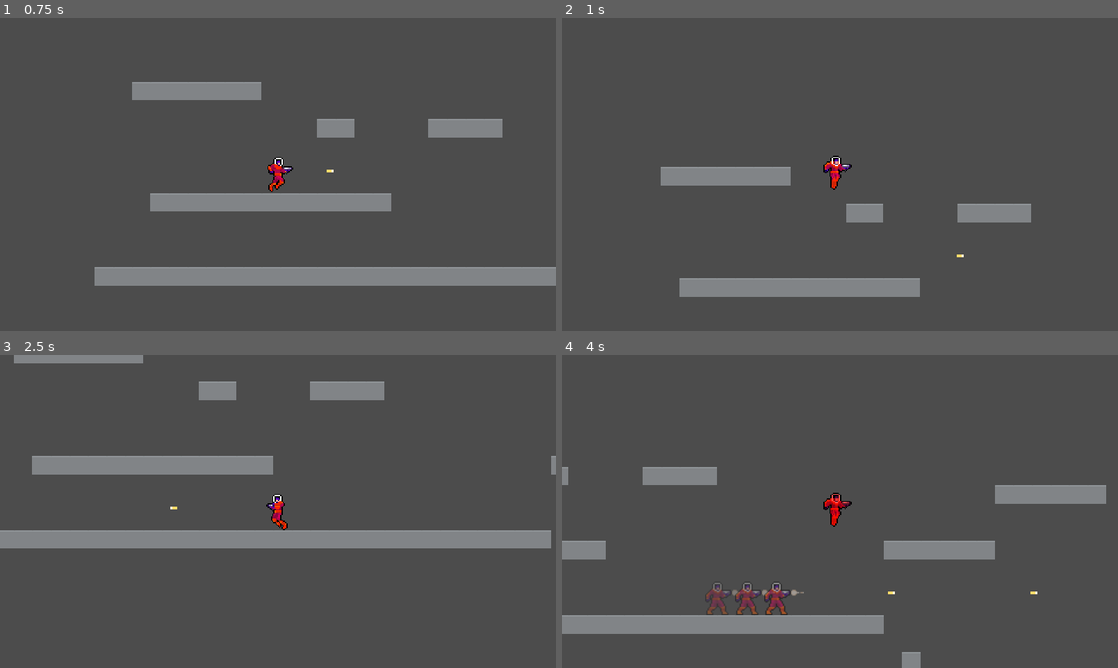
Above: before the commit, frames 1-4 (two rows, left to right).
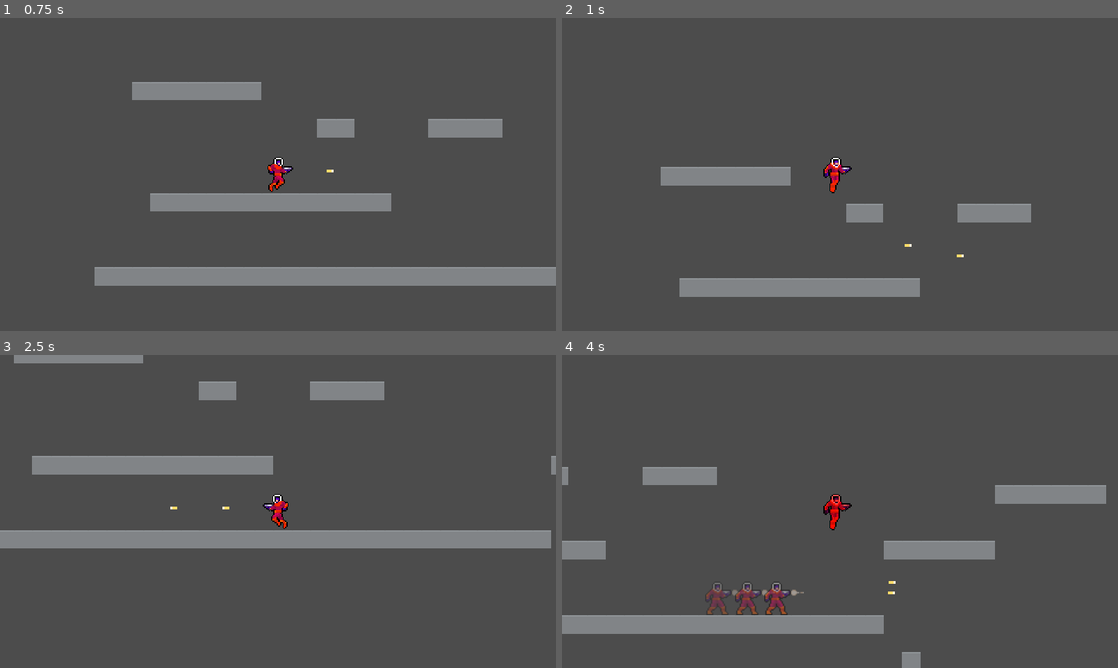
Above: after the commit, the same moments.

Repository: JuroUhlar/red_cascade
Game: Godot game, scene res://scenes/World.tscn
Two runs of this game, one before a commit and one after it. Both use one fixed random seed, a clock stepped at 60 frames per second and the inputs below.
Inputs:
- Up to frame 1 (0.75 s): tap Enter at 0.5 s; hold D (move_right) from 0.53 s (still down); hold Z (shoot) from 0.53 s (still down)
- Up to frame 2 (1 s): keep holding D (move_right); keep holding Z (shoot); tap Space (jump) at 0.77 s
- Up to frame 3 (2.5 s): release Z (shoot) at 1.28 s; tap X (dash) at 1.35 s; tap Space (jump) at 1.52 s; tap Z (shoot) at 1.55 s; release D (move_right) at 2.03 s; hold A (move_left) from 2.03 s (still down); hold Z (shoot) from 2.03 s (still down)
- Up to frame 4 (4 s): release A (move_left) at 2.78 s; release Z (shoot) at 2.78 s; hold D (move_right) from 2.78 s (still down); tap Z (shoot) at 2.85 s; tap Space (jump) at 3.02, 3.77 s; hold Z (shoot) from 3.53 s (still down); tap X (dash) at 3.6 s

Frame 1 is identical in both runs. In frame 2, 0.3% of the frame differs, in the area x 47-63%, y 44-74%; in frame 3, 0.2%; in frame 4, 0.3%, in the area x 47-86%, y 44-77%.

Commit message:
Shooting: Bullet auto death

Diff:
--- a/scenes/Player.tscn
+++ b/scenes/Player.tscn
@@ -112,6 +112,10 @@
 wait_time = 0.6
 one_shot = true
 
+[node name="gun_timer" type="Timer" parent="."]
+wait_time = 0.25
+one_shot = true
+
 [node name="Camera2D" type="Camera2D" parent="."]
 current = true
 
@@ -139,5 +143,6 @@
 [node name="gun_muzzle" type="Position2D" parent="."]
 position = Vector2( 12, -3 )
 [connection signal="timeout" from="dash_timer" to="." method="_on_dash_timer_timeout"]
+[connection signal="timeout" from="gun_timer" to="." method="_on_gun_timer_timeout"]
 [connection signal="timeout" from="ghost_timer" to="." method="_on_ghost_timer_timeout"]
 [connection signal="animation_finished" from="Sprite" to="." method="_on_Sprite_animation_finished"]
--- a/scenes/player_bullet.tscn
+++ b/scenes/player_bullet.tscn
@@ -17,3 +17,13 @@
 
 [node name="CollisionShape2D" type="CollisionShape2D" parent="."]
 shape = SubResource( 1 )
+
+[node name="lifetime_timer" type="Timer" parent="."]
+one_shot = true
+autostart = true
+
+[node name="VisibilityNotifier2D" type="VisibilityNotifier2D" parent="."]
+position = Vector2( 0.0448735, -0.0224366 )
+scale = Vector2( 0.385248, 0.190052 )
+[connection signal="timeout" from="lifetime_timer" to="." method="_on_lifetime_timer_timeout"]
+[connection signal="screen_exited" from="VisibilityNotifier2D" to="." method="_on_VisibilityNotifier2D_screen_exited"]
--- a/scripts/Player.gd
+++ b/scripts/Player.gd
@@ -16,6 +16,7 @@
 var jumping = false
 var running = false
 var shooting = false
+var can_shoot = true
 
 func _physics_process(delta):
 
@@ -49,8 +50,10 @@
 
 		jumping = can_jump and jumped() and is_grounded()
 
-		if Input.is_action_just_pressed("shoot") and !shooting:
+		if Input.is_action_pressed("shoot") and !shooting and can_shoot:
 			shooting = true
+			can_shoot = false
+			$gun_timer.start()
 			var projectile = player_bullet.instance()
 			if sign($gun_muzzle.position.x) == 1:
 				projectile.set_projectile_direction(1)
@@ -58,7 +61,6 @@
 				projectile.set_projectile_direction(-1)
 			get_parent().add_child(projectile)
 			projectile.position = $gun_muzzle.global_position
-			shooting = true
 
 
 		# Sprite management based on state
@@ -151,3 +153,7 @@
 
 func _on_Sprite_animation_finished():
 	shooting = false
+
+
+func _on_gun_timer_timeout():
+	can_shoot = true
--- a/scripts/player_bullet.gd
+++ b/scripts/player_bullet.gd
@@ -13,3 +13,9 @@
 func _physics_process(delta):
 	velocity.x = speed * delta * direction
 	translate(velocity)
+
+func _on_lifetime_timer_timeout():
+	queue_free()
+
+func _on_VisibilityNotifier2D_screen_exited():
+	queue_free()
